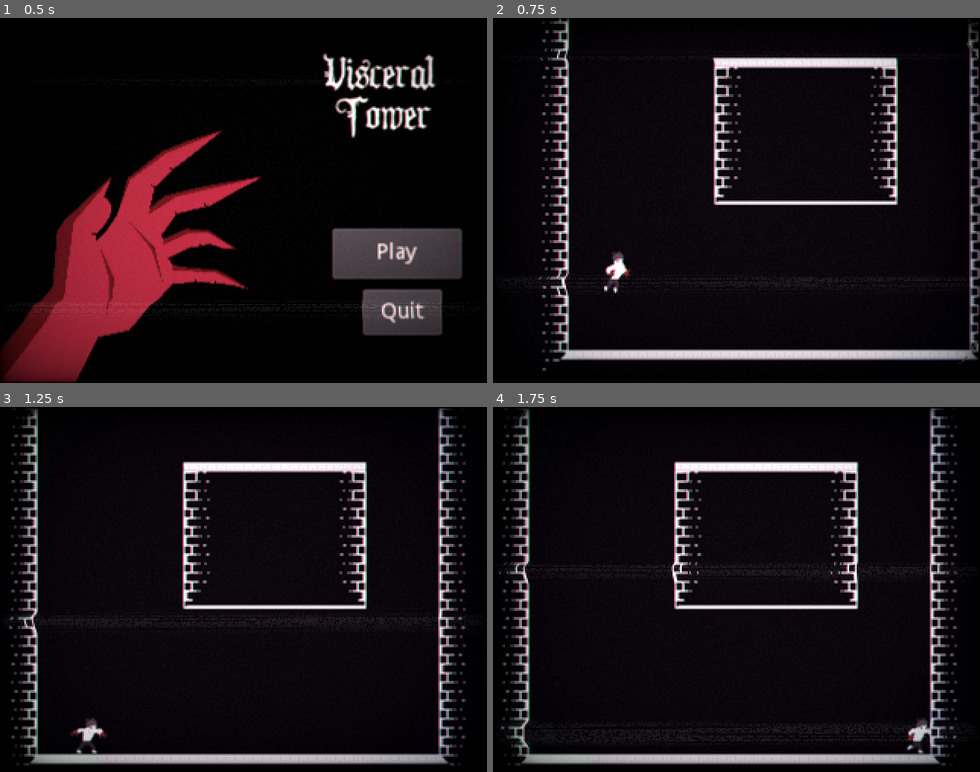
Above: before the commit, frames 1-4 (two rows, left to right).
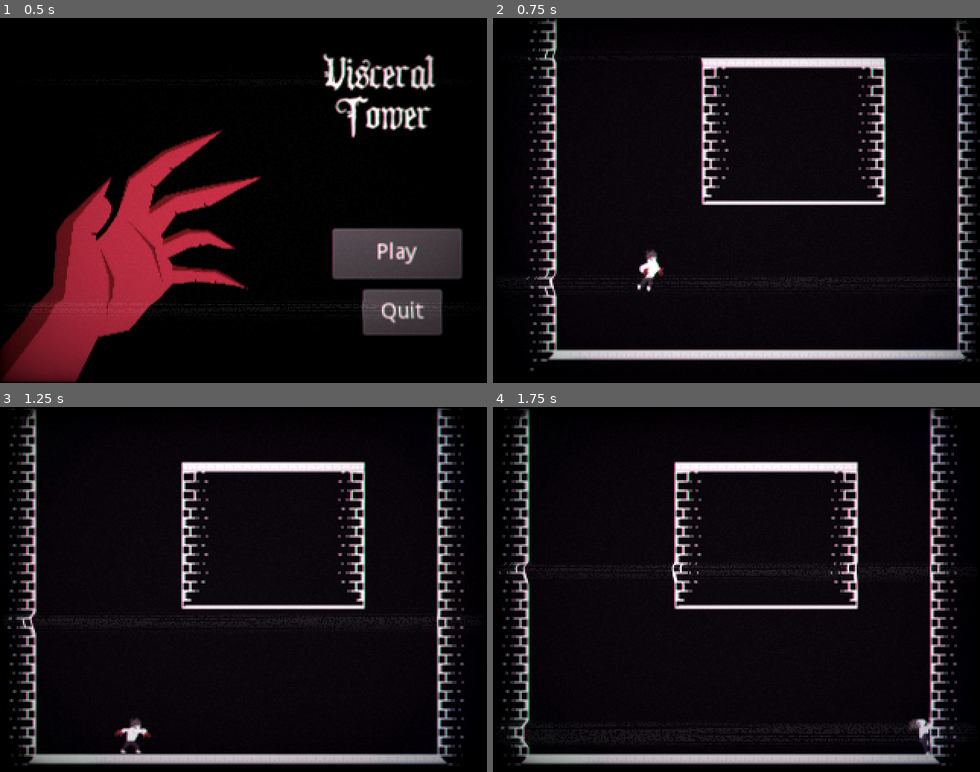
Above: after the commit, the same moments.

Repository: Luxxdev/GameJamPlus
Game: Godot game, scene res://Scenes/TitleScreen.tscn
Two runs of this game, one before a commit and one after it. Both use one fixed random seed, a clock stepped at 60 frames per second and the inputs below. The engine's default icon, where the game draws it, is replaced by a stand-in: a white triangle on a blue panel in a dark square.
Inputs:
- Up to frame 1 (0.5 s): no input
- Up to frame 2 (0.75 s): click "Play" at 0.5 s
- Up to frame 3 (1.25 s): no input
- Up to frame 4 (1.75 s): hold Right (ui_right) from 1.28 s (still down); tap C (Dash) at 1.35 s; tap Space (Jump) at 1.52 s

Frame 1 is identical in both runs. In frame 2, 9.9% of the frame differs, in the area x 6-100%, y 0-97%; in frame 3, 6.7%; in frame 4, 0.3%.

Commit message:
n foi pq git

Diff:
--- a/Scenes/TestScene.tscn
+++ b/Scenes/TestScene.tscn
@@ -40,7 +40,7 @@
 input_pass_on_modal_close_click = false
 
 [node name="Player" parent="." instance=ExtResource( 1 )]
-position = Vector2( 57, 220 )
+position = Vector2( 87, 219 )
 
 [node name="Camera2D" type="Camera2D" parent="Player"]
 position = Vector2( 1, 0 )
